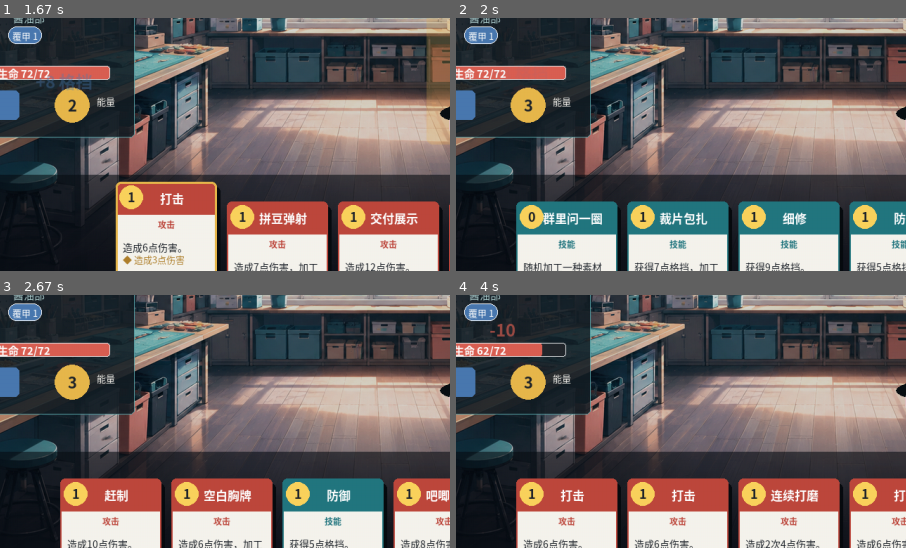
Above: before the commit, frames 1-4 (two rows, left to right).
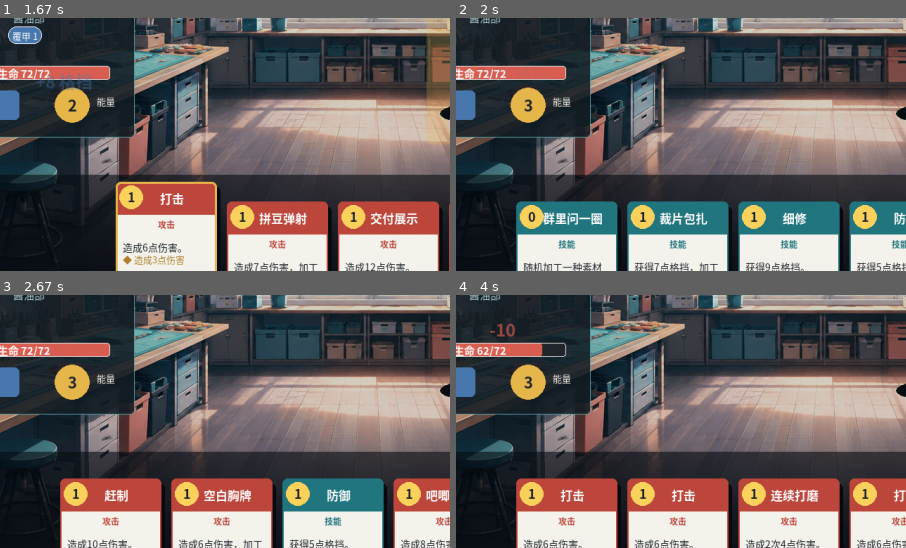
Above: after the commit, the same moments.

Repository: XueDric/Soyoi
Game: pygame game, started from soyoi_game/__main__.py
Two runs of this game, one before a commit and one after it. Both use one fixed random seed, a clock stepped at 60 frames per second and the inputs below.
Inputs (mouse positions are % of the whole screen's width and height, from its top left):
- Up to frame 1 (1.67 s): click (25, 83) at 0.38 s; click (62, 83) at 0.72 s; click (75, 83) at 1.05 s; click (31, 83) at 1.38 s
- Up to frame 2 (2 s): tap Enter at 1.67 s
- Up to frame 3 (2.67 s): tap Enter at 2 s
- Up to frame 4 (4 s): click (85, 76) at 3.38 s; tap Enter at 3.67 s
The pictures show only the part of the screen within x 13-63%, y 32-82%; the shares and areas given below are measured in that part.

Frame 1 is identical in both runs. In frame 2, 0.5% of the frame differs, in the area x 1-10%, y 3-11%; in frame 3, 0.5%; in frame 4, 0.5%.

Commit message:
fix: Plating grants block then loses a stack each round end
Plating never triggered: it stayed at the same stack count forever and
granted no block. Per the classic Plated Seelie behavior, at round end the
owner gains block equal to its Plating stacks, then the stack count drops
by 1. This is resolved in Creature.trigger_plating(), called at the start of
end_player_turn (before the enemy turn) so the granted block absorbs the
incoming enemy attack. Debuff decay (Vulnerable/Weak -1) still applies in
end_turn_tick.

Diff:
--- a/soyoi_game/core/combat.py
+++ b/soyoi_game/core/combat.py
@@ -106,6 +106,8 @@
     def end_player_turn(self) -> None:
         """结束玩家回合：触发弃牌/保留、结算敌人回合。"""
         self.discard_hand()
+        # 覆甲在敌人回合前结算：给格挡用于挡本轮敌人，然后层数-1。
+        self.player.trigger_plating()
         self.end_enemy_turn()
         self.resolve_round_end()
         if not self.has_living_enemy:
--- a/soyoi_game/core/creature.py
+++ b/soyoi_game/core/creature.py
@@ -70,6 +70,17 @@
         """回合结束清空格挡。"""
         self.block = 0
 
+    def trigger_plating(self) -> None:
+        """覆甲回合末结算：获得等于层数的格挡，然后层数-1。
+
+        对应原版 Plated Seelie 行为：回合结束给 X 格挡，X-1。
+        注意：此方法必须在敌人回合开始前调用，这样给的格挡能挡住本轮敌人。
+        """
+        plating = self.get_power_amount(Powers.PLATING)
+        if plating > 0:
+            self.gain_block(plating)
+            self.add_power(Powers.PLATING, -1)
+
     def end_turn_tick(self) -> None:
         """回合结束的状态结算（中毒等）。基础在此，子类可扩展。"""
         poison = self.get_power_amount(Powers.POISON)
